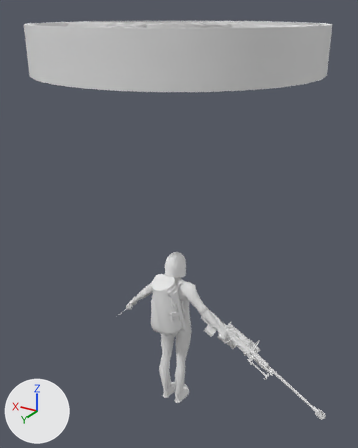
Two versions of the COLLADA model objects3d/operative_asset.dae, one commit apart.
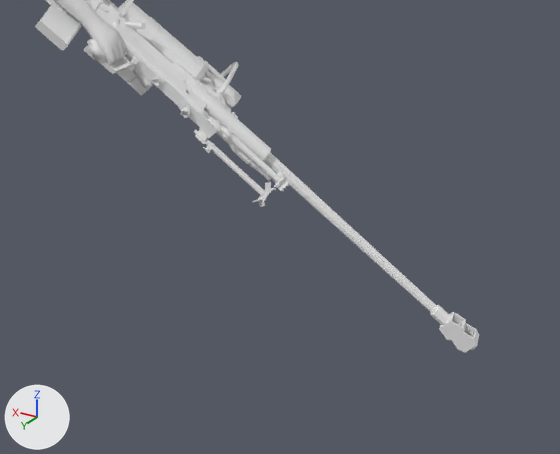
Each version appears first whole from a 50 mm camera at (-36.9, 60.6, 64.1) aimed at (-0.7, 0.2, 34.0), and next in a close-up on the part from 54% to 97% of the width and 72% to 100% of the height. The lights are fixed; the arrows at lower left show +X, +Y and +Z. The close-ups show mesh edges as thin lines. Where no turn or scale is listed for an object, it has been applied to the vertices.

Names of what the first close-up shows: 'Gun', 'LowArm1', 'SniperRifle'.
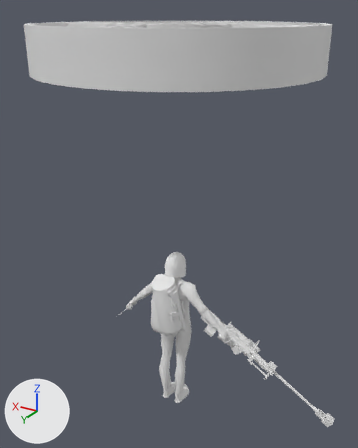
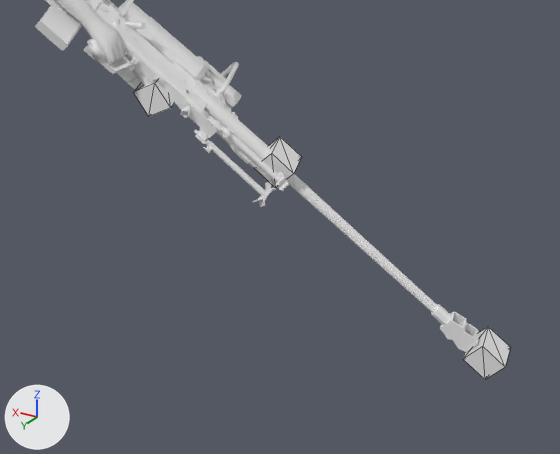
Edits to the bpy script that builds the scene:
```text
Add me_muzzleflashpistolmesh:
    me_muzzleflashpistolmesh.from_pydata([(-0.87, -0.66, -0.11), (0.1, -0.59, -0.92), (-0.91, 0.61, -0.05), (0.06, 0.68, -0.86), (-0.06, -0.68, 0.86), (0.91, -0.61, 0.05), (-0.1, 0.59, 0.92), (0.87, 0.66, 0.11)], [], [(1, 0, 3), (0, 2, 3), (7, 6, 4), (7, 4, 5), (5, 4, 0), (5, 0, 1), (7, 5, 1), (7, 1, 3), (6, 7, 3), (6, 3, 2), (4, 6, 2), (4, 2, 0)])
Add me_muzzleflashgunmesh:
    me_muzzleflashgunmesh.from_pydata([(-0.83, -0.71, 0.16), (-0.1, -0.65, -0.88), (-0.94, 0.56, 0.16), (-0.21, 0.62, -0.88), (0.21, -0.62, 0.88), (0.94, -0.56, -0.16), (0.1, 0.65, 0.88), (0.83, 0.71, -0.16)], [], [(1, 0, 3), (0, 2, 3), (7, 6, 4), (7, 4, 5), (5, 4, 0), (5, 0, 1), (7, 5, 1), (7, 1, 3), (6, 7, 3), (6, 3, 2), (4, 6, 2), (4, 2, 0)])
Add ob_muzzleflashpistol:
    ob_muzzleflashpistol = bpy.data.objects.new('MuzzleFlashPistol', me_muzzleflashpistolmesh)
    ob_muzzleflashpistol.location = (-11.12, -0.77, 13.98)
Add ob_muzzleflashgun:
    ob_muzzleflashgun = bpy.data.objects.new('MuzzleFlashGun', me_muzzleflashgunmesh)
    ob_muzzleflashgun.location = (-16.41, -2.16, 11.42)
Add ob_muzzleflashsniperrifle:
    ob_muzzleflashsniperrifle = bpy.data.objects.new('MuzzleFlashSniperRifle', me_muzzleflashgunmesh.copy())
    ob_muzzleflashsniperrifle.location = (-26.15, -3.28, 4.41)
```

What differs and where, as boxes [x1, y1, x2, y2] in the close-ups (560 x 454 px):
'MuzzleFlashSniperRifle', added: after [463, 327, 510, 380]
'MuzzleFlashGun', added: after [257, 137, 301, 188]
'MuzzleFlashPistol', added: after [133, 81, 174, 116]
